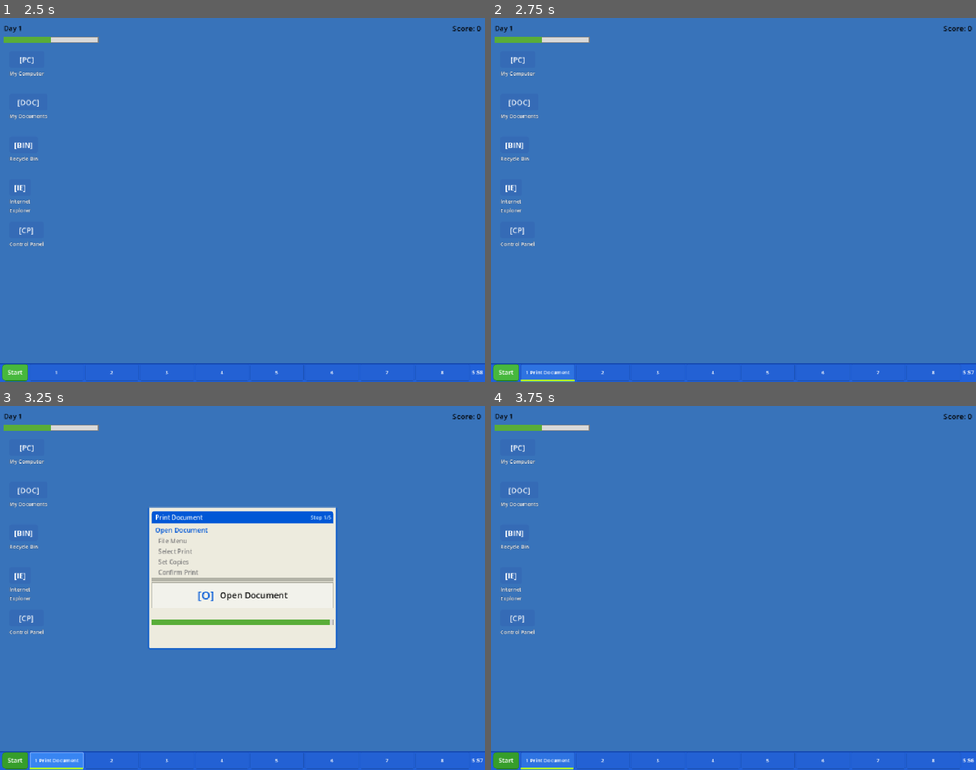
Above: before the commit, frames 1-4 (two rows, left to right).
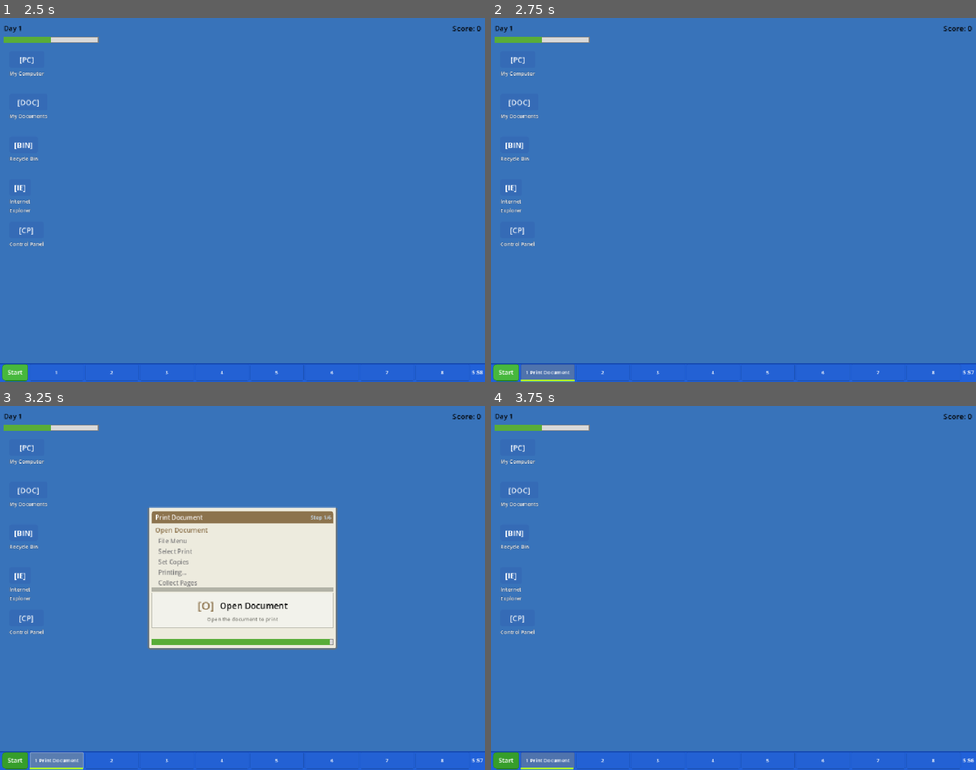
Above: after the commit, the same moments.

Repository: Vollkorn-Games/doors-xp
Game: Godot game, scene res://scenes/main_menu.tscn
Two runs of this game, one before a commit and one after it. Both use one fixed random seed, a clock stepped at 60 frames per second and the inputs below.
Inputs:
- Up to frame 1 (2.5 s): click "Log In" at 0.5 s; click "Start" at 1.25 s; click "Start" at 2 s
- Up to frame 2 (2.75 s): no input
- Up to frame 3 (3.25 s): click "1 Print Document" at 2.75 s
- Up to frame 4 (3.75 s): click "2" at 3.5 s

Frame 1 is identical in both runs. In frame 2, 0.4% of the frame differs, in the area x 6-18%, y 95-100%; in frame 3, 5.2%, in the area x 6-70%, y 28-100%; in frame 4, 0.4%.

Commit message:
Add per-task visual identity, step descriptions, and rebalance difficulty
- Add task_color to TaskData, applied to title bar, window border, key
  hints, and taskbar buttons so each task is visually distinct at a glance
- Show step description flavor text below key hint in task window
- Add timed waits to Print Document and Organize Files to differentiate
  them mechanically from Read Email
- Add second wait to Defrag HDD (Analyzing disk + Defragmenting) to
  distinguish it from Install Software
- Rebalance: Virus Alert bumped to difficulty 2, Organize Files moved to
  difficulty 1 for better day-1 variety (3 task types instead of 2)

Co-Authored-By: Claude Opus 4.6 <noreply@anthropic.com>

Diff:
--- a/resources/tasks/blue_screen_fix.tres
+++ b/resources/tasks/blue_screen_fix.tres
@@ -86,5 +86,6 @@
 mistake_penalty = 40
 max_mistakes = 3
 difficulty = 3
+task_color = Color(0.05, 0.05, 0.55, 1)
 reputation_reward = 0.2
 reputation_penalty = 0.25
--- a/resources/tasks/defrag_hdd.tres
+++ b/resources/tasks/defrag_hdd.tres
@@ -37,21 +37,29 @@
 
 [sub_resource type="Resource" id="step5"]
 script = ExtResource("2_ts")
+label = "Analyzing disk..."
+key_action = ""
+description = "Checking fragmentation level..."
+is_timed_wait = true
+wait_time = 2.0
+
+[sub_resource type="Resource" id="step6"]
+script = ExtResource("2_ts")
 label = "Defragment Now"
 key_action = "d"
 description = "Start the defragmentation"
 is_timed_wait = false
 wait_time = 0.0
 
-[sub_resource type="Resource" id="step6"]
+[sub_resource type="Resource" id="step7"]
 script = ExtResource("2_ts")
 label = "Defragmenting..."
 key_action = ""
-description = "Please wait while the disk is defragmented"
+description = "Reorganizing disk clusters..."
 is_timed_wait = true
 wait_time = 3.0
 
-[sub_resource type="Resource" id="step7"]
+[sub_resource type="Resource" id="step8"]
 script = ExtResource("2_ts")
 label = "Close Window"
 key_action = "enter"
@@ -64,11 +72,12 @@
 task_name = "Defrag HDD"
 task_id = &"defrag_hdd"
 description = "The hard drive is fragmented! Defrag it to improve performance."
-steps = [SubResource("step1"), SubResource("step2"), SubResource("step3"), SubResource("step4"), SubResource("step5"), SubResource("step6"), SubResource("step7")]
-time_limit = 45.0
-base_score = 180
+steps = [SubResource("step1"), SubResource("step2"), SubResource("step3"), SubResource("step4"), SubResource("step5"), SubResource("step6"), SubResource("step7"), SubResource("step8")]
+time_limit = 50.0
+base_score = 200
 mistake_penalty = 35
 max_mistakes = 3
 difficulty = 2
+task_color = Color(0.45, 0.25, 0.7, 1)
 reputation_reward = 0.12
 reputation_penalty = 0.18
--- a/resources/tasks/install_software.tres
+++ b/resources/tasks/install_software.tres
@@ -70,5 +70,6 @@
 mistake_penalty = 30
 max_mistakes = 3
 difficulty = 2
+task_color = Color(0.2, 0.6, 0.25, 1)
 reputation_reward = 0.1
 reputation_penalty = 0.16
--- a/resources/tasks/organize_files.tres
+++ b/resources/tasks/organize_files.tres
@@ -45,6 +45,14 @@
 
 [sub_resource type="Resource" id="step6"]
 script = ExtResource("2_ts")
+label = "Moving files..."
+key_action = ""
+description = "Copying files to new location..."
+is_timed_wait = true
+wait_time = 1.0
+
+[sub_resource type="Resource" id="step7"]
+script = ExtResource("2_ts")
 label = "Confirm Move"
 key_action = "enter"
 description = "Confirm the file move"
@@ -56,11 +64,12 @@
 task_name = "Organize Files"
 task_id = &"organize_files"
 description = "The desktop is a mess! Sort these files into the right folders."
-steps = [SubResource("step1"), SubResource("step2"), SubResource("step3"), SubResource("step4"), SubResource("step5"), SubResource("step6")]
+steps = [SubResource("step1"), SubResource("step2"), SubResource("step3"), SubResource("step4"), SubResource("step5"), SubResource("step6"), SubResource("step7")]
 time_limit = 35.0
-base_score = 120
+base_score = 100
 mistake_penalty = 25
 max_mistakes = 3
-difficulty = 2
+difficulty = 1
+task_color = Color(0.75, 0.6, 0.15, 1)
 reputation_reward = 0.09
 reputation_penalty = 0.14
--- a/resources/tasks/print_document.tres
+++ b/resources/tasks/print_document.tres
@@ -37,9 +37,17 @@
 
 [sub_resource type="Resource" id="step5"]
 script = ExtResource("2_ts")
-label = "Confirm Print"
+label = "Printing..."
+key_action = ""
+description = "Sending document to printer..."
+is_timed_wait = true
+wait_time = 1.5
+
+[sub_resource type="Resource" id="step6"]
+script = ExtResource("2_ts")
+label = "Collect Pages"
 key_action = "enter"
-description = "Send to printer"
+description = "Pick up your printed pages"
 is_timed_wait = false
 wait_time = 0.0
 
@@ -48,11 +56,12 @@
 task_name = "Print Document"
 task_id = &"print_document"
 description = "Print this document before the deadline!"
-steps = [SubResource("step1"), SubResource("step2"), SubResource("step3"), SubResource("step4"), SubResource("step5")]
+steps = [SubResource("step1"), SubResource("step2"), SubResource("step3"), SubResource("step4"), SubResource("step5"), SubResource("step6")]
 time_limit = 40.0
 base_score = 80
 mistake_penalty = 20
 max_mistakes = 3
 difficulty = 1
+task_color = Color(0.55, 0.45, 0.3, 1)
 reputation_reward = 0.08
 reputation_penalty = 0.12
--- a/resources/tasks/read_email.tres
+++ b/resources/tasks/read_email.tres
@@ -29,9 +29,9 @@
 
 [sub_resource type="Resource" id="step4"]
 script = ExtResource("2_ts")
-label = "Click Reply"
+label = "Compose Reply"
 key_action = "c"
-description = "Click the reply button"
+description = "Type your response"
 is_timed_wait = false
 wait_time = 0.0
 
@@ -54,5 +54,6 @@
 mistake_penalty = 25
 max_mistakes = 3
 difficulty = 1
+task_color = Color(0.2, 0.45, 0.75, 1)
 reputation_reward = 0.1
 reputation_penalty = 0.15
--- a/resources/tasks/virus_alert.tres
+++ b/resources/tasks/virus_alert.tres
@@ -61,6 +61,7 @@
 base_score = 150
 mistake_penalty = 30
 max_mistakes = 3
-difficulty = 1
+difficulty = 2
+task_color = Color(0.75, 0.15, 0.15, 1)
 reputation_reward = 0.15
 reputation_penalty = 0.2
--- a/scripts/tasks/task_data.gd
+++ b/scripts/tasks/task_data.gd
@@ -12,6 +12,7 @@
 @export var mistake_penalty: int = 25
 @export var max_mistakes: int = 3
 @export_range(1, 5) var difficulty: int = 1
+@export var task_color: Color = Color(0.0, 0.34, 0.84)  ## Title bar / accent color
 @export var reputation_reward: float = 0.1
 @export var reputation_penalty: float = 0.15
 
--- a/scripts/tasks/task_window.gd
+++ b/scripts/tasks/task_window.gd
@@ -17,6 +17,7 @@
 var _mistakes: int = 0
 var _is_active: bool = false
 var _is_waiting: bool = false
+var _task_color: Color = _XPTheme.TITLE_BAR_BLUE
 
 var _title_bar: PanelContainer
 var _title_label: Label
@@ -26,6 +27,7 @@
 var _current_step_panel: PanelContainer
 var _key_hint_label: Label
 var _step_action_label: Label
+var _step_desc_label: Label
 var _patience_bar: ProgressBar
 var _wait_timer: Timer
 var _mistake_label: Label
@@ -48,11 +50,15 @@
 	_mistakes = 0
 	_is_active = true
 	_is_waiting = false
+	_task_color = task_data.task_color
 
 	_title_label.text = task_data.task_name
 	_patience_bar.max_value = 1.0
 	_patience_bar.value = 1.0
 	_mistake_label.text = ""
+
+	# Apply task-specific color to title bar and window border
+	_apply_task_color()
 
 	_build_steps_display()
 	_show_current_step()
@@ -99,6 +105,21 @@
 
 # --- Internal ---
 
+func _apply_task_color() -> void:
+	# Title bar uses the task color
+	var title_style := _XPTheme.make_title_bar_style()
+	title_style.bg_color = _task_color
+	_title_bar.add_theme_stylebox_override("panel", title_style)
+
+	# Window border tinted to match (semi-transparent blend)
+	var body_style := _XPTheme.make_window_body_style()
+	body_style.border_color = Color(_task_color, 0.5)
+	add_theme_stylebox_override("panel", body_style)
+
+	# Key hint label colored to match
+	_key_hint_label.add_theme_color_override("font_color", _task_color)
+
+
 func _advance_step() -> void:
 	_mark_step_complete(_current_step_index)
 	step_completed.emit(_current_step_index)
@@ -119,6 +140,7 @@
 	_is_waiting = true
 	_key_hint_label.text = "[...]"
 	_step_action_label.text = _task_data.steps[_current_step_index].label
+	_step_desc_label.text = _task_data.steps[_current_step_index].description
 	_highlight_current_step()
 	_wait_timer.wait_time = duration
 	_wait_timer.start()
@@ -165,6 +187,7 @@
 	add_theme_stylebox_override("panel", body_style)
 	_key_hint_label.text = "DONE!" if not perfect else "PERFECT!"
 	_step_action_label.text = ""
+	_step_desc_label.text = ""
 
 
 func _flash_error() -> void:
@@ -189,6 +212,7 @@
 		key_display = "SPACE"
 	_key_hint_label.text = "[%s]" % key_display
 	_step_action_label.text = step.label
+	_step_desc_label.text = step.description
 	_progress_label.text = "Step %d/%d" % [_current_step_index + 1, _task_data.steps.size()]
 	_highlight_current_step()
 
@@ -205,7 +229,7 @@
 			continue # Already marked complete
 		elif i == _current_step_index:
 			_step_labels[i].text = ARROW + _task_data.steps[i].label
-			_step_labels[i].add_theme_color_override("font_color", _XPTheme.TITLE_BAR_BLUE)
+			_step_labels[i].add_theme_color_override("font_color", _task_color)
 			_step_labels[i].add_theme_font_size_override("font_size", 14)
 		else:
 			_step_labels[i].text = EMPTY + _task_data.steps[i].label
@@ -280,10 +304,14 @@
 	_current_step_panel.add_theme_stylebox_override("panel", step_style)
 	vbox.add_child(_current_step_panel)
 
+	var step_vbox := VBoxContainer.new()
+	step_vbox.add_theme_constant_override("separation", 4)
+	_current_step_panel.add_child(step_vbox)
+
 	var step_hbox := HBoxContainer.new()
 	step_hbox.add_theme_constant_override("separation", 12)
 	step_hbox.alignment = BoxContainer.ALIGNMENT_CENTER
-	_current_step_panel.add_child(step_hbox)
+	step_vbox.add_child(step_hbox)
 
 	_key_hint_label = Label.new()
 	_key_hint_label.text = "[?]"
@@ -295,6 +323,14 @@
 	_step_action_label.text = "..."
 	_step_action_label.add_theme_font_size_override("font_size", 18)
 	step_hbox.add_child(_step_action_label)
+
+	# Step description label (flavor text)
+	_step_desc_label = Label.new()
+	_step_desc_label.text = ""
+	_step_desc_label.add_theme_font_size_override("font_size", 11)
+	_step_desc_label.add_theme_color_override("font_color", Color(0.45, 0.45, 0.42))
+	_step_desc_label.horizontal_alignment = HORIZONTAL_ALIGNMENT_CENTER
+	step_vbox.add_child(_step_desc_label)
 
 	# Mistake label
 	_mistake_label = Label.new()
--- a/scripts/ui/taskbar_button.gd
+++ b/scripts/ui/taskbar_button.gd
@@ -3,6 +3,7 @@
 
 ## Individual task slot button in the XP-style taskbar.
 ## Shows task name, slot number, and a patience bar that shrinks over time.
+## Tinted with the task's color for visual identity.
 
 const _XPTheme := preload("res://scripts/ui/xp_theme_builder.gd")
 
@@ -11,6 +12,7 @@
 var _patience_ratio: float = 1.0
 var _is_occupied: bool = false
 var _is_selected: bool = false
+var _task_color: Color = Color.TRANSPARENT
 
 var _normal_style: StyleBoxFlat
 var _selected_style: StyleBoxFlat
@@ -43,7 +45,9 @@
 	_task_data = task_data
 	_is_occupied = true
 	_patience_ratio = 1.0
+	_task_color = task_data.task_color
 	text = "%d %s" % [slot_index + 1, task_data.task_name]
+	_rebuild_task_styles()
 	_update_style()
 
 
@@ -52,6 +56,7 @@
 	_is_occupied = false
 	_is_selected = false
 	_patience_ratio = 1.0
+	_task_color = Color.TRANSPARENT
 	text = "%d" % (slot_index + 1)
 	_update_style()
 
@@ -71,6 +76,19 @@
 		_normal_style = _XPTheme.make_taskbar_button_normal()
 		_selected_style = _XPTheme.make_taskbar_button_selected()
 		_empty_style = _XPTheme.make_taskbar_button_empty()
+
+
+func _rebuild_task_styles() -> void:
+	# Blend the task color into the taskbar button for a subtle tint
+	var base_normal := _XPTheme.make_taskbar_button_normal()
+	base_normal.bg_color = base_normal.bg_color.lerp(_task_color, 0.35)
+	base_normal.border_color = base_normal.border_color.lerp(_task_color, 0.25)
+	_normal_style = base_normal
+
+	var base_selected := _XPTheme.make_taskbar_button_selected()
+	base_selected.bg_color = base_selected.bg_color.lerp(_task_color, 0.4)
+	base_selected.border_color = base_selected.border_color.lerp(_task_color, 0.3)
+	_selected_style = base_selected
 
 
 func _update_style() -> void:
Not shown: 1 places in resources/tasks/defrag_hdd.tres that only renumber resources
Not shown: 1 places in resources/tasks/organize_files.tres that only renumber resources
Not shown: 1 places in resources/tasks/print_document.tres that only renumber resources
Not shown, changed: CLAUDE.md
